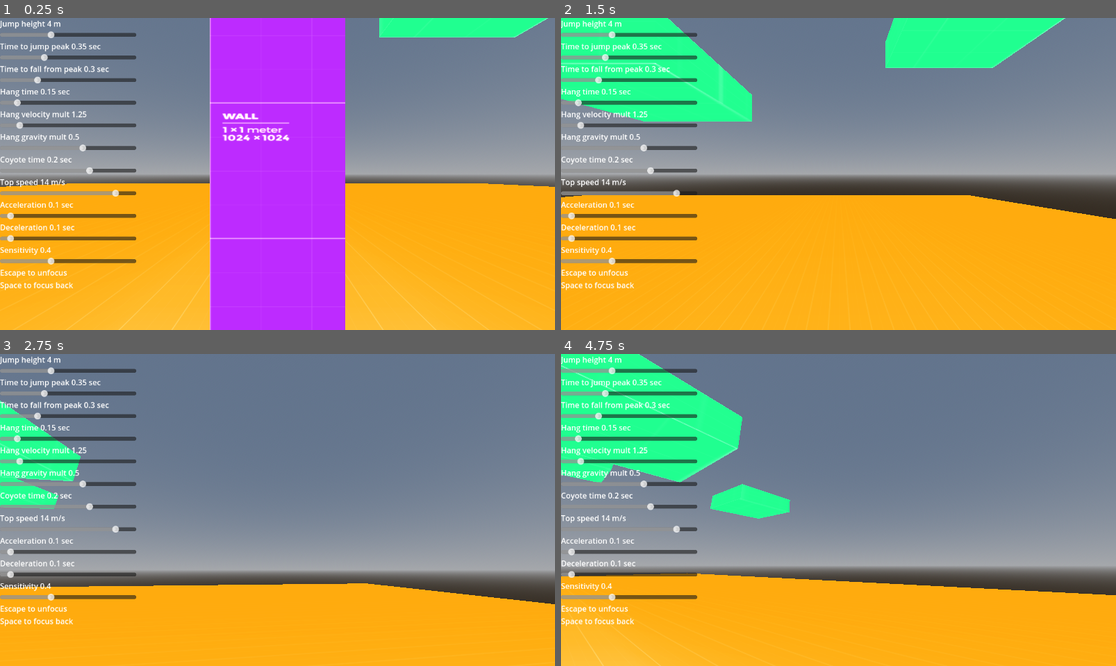
Above: before the commit, frames 1-4 (two rows, left to right).
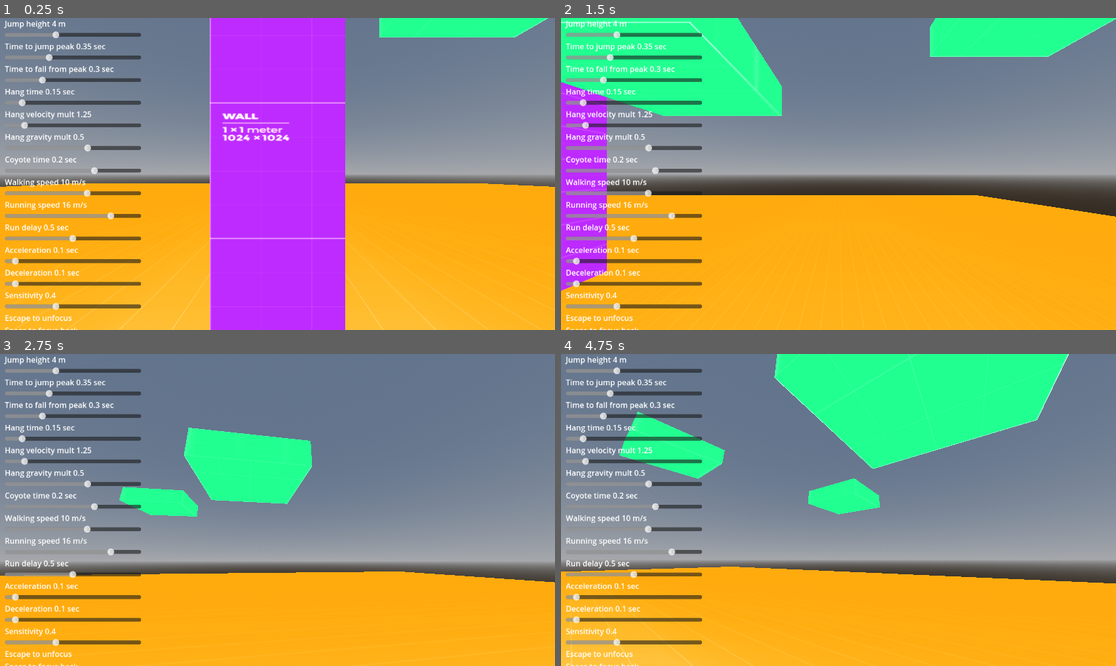
Above: after the commit, the same moments.

Repository: cookie1170/3d-character-controller
Game: Godot game, scene res://levels/level.tscn
The game is run twice, just before and just after one commit, with the same random seed, the same clock (stepped at 60 frames per second) and the same inputs.
Inputs (mouse positions are in pixels of both pictures, inside the frame that each line leads up to):
- Up to frame 1 (0.25 s): no input
- Up to frame 2 (1.5 s): tap Enter at 0.5 s; move the mouse to (960, 158) at 0.52 s; hold D (right) 0.53-1.28 s; tap W (forw) at 0.6 s; move the mouse to (727, 189) at 1.27 s; hold S (back) from 1.28 s (still down); tap Space (focus_click) at 1.35 s
- Up to frame 3 (2.75 s): tap W (forw) at 1.55, 2.1 s; move the mouse to (288, 503) at 2.02 s; release S (back) at 2.03 s; hold D (right) from 2.03 s (still down)
- Up to frame 4 (4.75 s): move the mouse to (832, 516) at 2.77 s; tap W (forw) at 2.85, 3.8, 4.35 s; move the mouse to (877, 513) at 3.52 s; release D (right) at 3.53 s; hold Space (focus_click) 3.53-4.28 s; hold A (left) from 3.53 s (still down); move the mouse to (794, 506) at 4.27 s

The runs differ from the first frame. In frame 1, 4.1% of the frame differs, in the area x 0-26%, y 0-100%; in frame 2, 15%; in frame 3, 20%; in frame 4, 33%, in the area x 0-100%, y 0-100%.

Commit message:
u can run now pog

Diff:
--- a/common/stat_changer.tscn
+++ b/common/stat_changer.tscn
@@ -6,8 +6,9 @@
 [node name="StatChanger" type="CanvasLayer"]
 
 [node name="VBoxContainer" type="VBoxContainer" parent="."]
-offset_right = 283.0
-offset_bottom = 404.0
+offset_left = 10.0
+offset_right = 293.0
+offset_bottom = 660.0
 
 [node name="VBoxContainer" type="VBoxContainer" parent="VBoxContainer"]
 layout_mode = 2
@@ -147,9 +148,9 @@
 
 [node name="Label" type="Label" parent="VBoxContainer/VBoxContainer6" node_paths=PackedStringArray("h_slider")]
 layout_mode = 2
-text = "Top speed"
-script = ExtResource("1_76ncq")
-text1 = "Top speed %s m/s"
+text = "Walking speed"
+script = ExtResource("1_76ncq")
+text1 = "Walking speed %s m/s"
 h_slider = NodePath("../HSlider")
 
 [node name="HSlider" type="HSlider" parent="VBoxContainer/VBoxContainer6"]
@@ -161,6 +162,42 @@
 script = ExtResource("2_nqfxv")
 player_var_name = "move_speed"
 
+[node name="VBoxContainer12" type="VBoxContainer" parent="VBoxContainer"]
+layout_mode = 2
+
+[node name="Label" type="Label" parent="VBoxContainer/VBoxContainer12" node_paths=PackedStringArray("h_slider")]
+layout_mode = 2
+text = "Running speed"
+script = ExtResource("1_76ncq")
+text1 = "Running speed %s m/s"
+h_slider = NodePath("../HSlider")
+
+[node name="HSlider" type="HSlider" parent="VBoxContainer/VBoxContainer12"]
+layout_mode = 2
+min_value = 0.5
+max_value = 20.0
+step = 0.5
+value = 0.5
+script = ExtResource("2_nqfxv")
+player_var_name = "running_speed"
+
+[node name="VBoxContainer13" type="VBoxContainer" parent="VBoxContainer"]
+layout_mode = 2
+
+[node name="Label" type="Label" parent="VBoxContainer/VBoxContainer13" node_paths=PackedStringArray("h_slider")]
+layout_mode = 2
+text = "Run delay"
+script = ExtResource("1_76ncq")
+text1 = "Run delay %s sec"
+h_slider = NodePath("../HSlider")
+
+[node name="HSlider" type="HSlider" parent="VBoxContainer/VBoxContainer13"]
+layout_mode = 2
+max_value = 1.0
+step = 0.05
+script = ExtResource("2_nqfxv")
+player_var_name = "run_delay"
+
 [node name="VBoxContainer7" type="VBoxContainer" parent="VBoxContainer"]
 layout_mode = 2
 
--- a/levels/level.tscn
+++ b/levels/level.tscn
@@ -36,10 +36,10 @@
 uv1_scale = Vector3(1, 10, 1)
 
 [sub_resource type="BoxMesh" id="BoxMesh_leal2"]
-size = Vector3(1, 10, 1)
+size = Vector3(5, 10, 1)
 
-[sub_resource type="ConcavePolygonShape3D" id="ConcavePolygonShape3D_0mvea"]
-data = PackedVector3Array(-0.5, 5, 0.5, 0.5, 5, 0.5, -0.5, -5, 0.5, 0.5, 5, 0.5, 0.5, -5, 0.5, -0.5, -5, 0.5, 0.5, 5, -0.5, -0.5, 5, -0.5, 0.5, -5, -0.5, -0.5, 5, -0.5, -0.5, -5, -0.5, 0.5, -5, -0.5, 0.5, 5, 0.5, 0.5, 5, -0.5, 0.5, -5, 0.5, 0.5, 5, -0.5, 0.5, -5, -0.5, 0.5, -5, 0.5, -0.5, 5, -0.5, -0.5, 5, 0.5, -0.5, -5, -0.5, -0.5, 5, 0.5, -0.5, -5, 0.5, -0.5, -5, -0.5, 0.5, 5, 0.5, -0.5, 5, 0.5, 0.5, 5, -0.5, -0.5, 5, 0.5, -0.5, 5, -0.5, 0.5, 5, -0.5, -0.5, -5, 0.5, 0.5, -5, 0.5, -0.5, -5, -0.5, 0.5, -5, 0.5, 0.5, -5, -0.5, -0.5, -5, -0.5)
+[sub_resource type="ConcavePolygonShape3D" id="ConcavePolygonShape3D_d60uo"]
+data = PackedVector3Array(-2.5, 5, 0.5, 2.5, 5, 0.5, -2.5, -5, 0.5, 2.5, 5, 0.5, 2.5, -5, 0.5, -2.5, -5, 0.5, 2.5, 5, -0.5, -2.5, 5, -0.5, 2.5, -5, -0.5, -2.5, 5, -0.5, -2.5, -5, -0.5, 2.5, -5, -0.5, 2.5, 5, 0.5, 2.5, 5, -0.5, 2.5, -5, 0.5, 2.5, 5, -0.5, 2.5, -5, -0.5, 2.5, -5, 0.5, -2.5, 5, -0.5, -2.5, 5, 0.5, -2.5, -5, -0.5, -2.5, 5, 0.5, -2.5, -5, 0.5, -2.5, -5, -0.5, 2.5, 5, 0.5, -2.5, 5, 0.5, 2.5, 5, -0.5, -2.5, 5, 0.5, -2.5, 5, -0.5, 2.5, 5, -0.5, -2.5, -5, 0.5, 2.5, -5, 0.5, -2.5, -5, -0.5, 2.5, -5, 0.5, 2.5, -5, -0.5, -2.5, -5, -0.5)
 
 [sub_resource type="StandardMaterial3D" id="StandardMaterial3D_katl2"]
 albedo_texture = ExtResource("6_wppc4")
@@ -89,14 +89,14 @@
 environment = SubResource("Environment_7ua0a")
 
 [node name="HeightRuler" type="MeshInstance3D" parent="."]
-transform = Transform3D(-4.37114e-08, 0, 1, 0, 1, 0, -1, 0, -4.37114e-08, 0, 5, -2)
+transform = Transform3D(-4.37114e-08, 0, 1, 0, 1, 0, -1, 0, -4.37114e-08, 0, 5, -4)
 material_override = SubResource("StandardMaterial3D_t1gbn")
 mesh = SubResource("BoxMesh_leal2")
 
 [node name="StaticBody3D" type="StaticBody3D" parent="HeightRuler"]
 
 [node name="CollisionShape3D" type="CollisionShape3D" parent="HeightRuler/StaticBody3D"]
-shape = SubResource("ConcavePolygonShape3D_0mvea")
+shape = SubResource("ConcavePolygonShape3D_d60uo")
 
 [node name="MeshInstance3D" type="MeshInstance3D" parent="."]
 transform = Transform3D(1, 0, 0, 0, 1, 0, 0, 0, 1, -2, 2, 11)
--- a/player/player.tscn
+++ b/player/player.tscn
@@ -22,7 +22,9 @@
 hang_grav_mult = 0.5
 coyote_time = 0.2
 terminal_velocity = 16.0
-move_speed = 14.0
+move_speed = 10.0
+running_speed = 16.0
+run_delay = 0.5
 accel_time_sec = 0.1
 decel_time_sec = 0.1
 
@@ -45,7 +47,17 @@
 
 [node name="HangTimer" type="Timer" parent="."]
 unique_name_in_owner = true
-wait_time = 0.1
+wait_time = 0.15
+one_shot = true
+
+[node name="RunTimer" type="Timer" parent="."]
+unique_name_in_owner = true
+wait_time = 0.5
+one_shot = true
+
+[node name="StopRunTimer" type="Timer" parent="."]
+unique_name_in_owner = true
+wait_time = 0.2
 one_shot = true
 
 [node name="StateMachine" type="Node" parent="." node_paths=PackedStringArray("default_state")]
@@ -67,6 +79,8 @@
 jumping_state = NodePath("../Jumping")
 grounded_state = NodePath("../Grounded")
 
+[connection signal="timeout" from="RunTimer" to="." method="_on_run_timer_timeout"]
+[connection signal="timeout" from="StopRunTimer" to="." method="_on_stop_run_timer_timeout"]
 [connection signal="state_changed" from="StateMachine/Grounded" to="StateMachine" method="_change_state"]
 [connection signal="jump_cut" from="StateMachine/Jumping" to="StateMachine/Falling" method="_on_jump_cut"]
 [connection signal="state_changed" from="StateMachine/Jumping" to="StateMachine" method="_change_state"]
--- a/player/player_common.gd
+++ b/player/player_common.gd
@@ -13,6 +13,8 @@
 @export var coyote_time : float
 @export var terminal_velocity : float
 @export var move_speed : float
+@export var running_speed : float
+@export var run_delay : float
 @export var accel_time_sec : float
 @export var decel_time_sec : float
 
@@ -22,12 +24,12 @@
 
 ## nodes
 @onready var camera: Camera3D = %Camera
+@onready var run_timer: Timer = %RunTimer
+@onready var stop_run_timer: Timer = %StopRunTimer
 
 var camera_input_dir := Vector2.ZERO
 var jump_buffered : bool
-
-func _ready() -> void:
-	%HangTimer.wait_time = hang_time
+var running : bool = false
 
 func _input(event: InputEvent) -> void:
 	## lets you focus in and out of the window
@@ -56,13 +58,29 @@
 	camera_input_dir = Vector2.ZERO
 
 	var move_dir = _get_move_dir()
+
 	## accelerates the velocity towards the move direction
 	if move_dir:
-		velocity.x = move_toward(velocity.x, move_dir.x * move_speed, accel * delta)
-		velocity.z = move_toward(velocity.z, move_dir.y * move_speed, accel * delta)
+		velocity.x = move_toward(
+				velocity.x, move_dir.x * _get_final_speed(), accel * delta
+			)
+		velocity.z = move_toward(
+				velocity.z, move_dir.y * _get_final_speed(), accel * delta
+			)
+		if run_timer.is_stopped() and not running and not _is_slowed_down():
+			run_timer.start()
+		if stop_run_timer.is_stopped() and _is_slowed_down():
+			stop_run_timer.start()
+		if not _is_slowed_down():
+			stop_run_timer.stop()
+
 	else:
 		velocity.x = move_toward(velocity.x, 0, decel * delta)
 		velocity.z = move_toward(velocity.z, 0, decel * delta)
+		if stop_run_timer.is_stopped():
+			stop_run_timer.start()
+
+	get_tree().create_tween().tween_property(camera, "fov", 90.0 if running else 75.0, 0.25)
 
 	move_and_slide()
 
@@ -81,6 +99,14 @@
 	return Vector2(move_dir.x, move_dir.z)
 
 
+func _get_final_speed() -> float:
+	return (running_speed if running else move_speed)\
+	 * (0.5 if Input.get_axis("back", "forw") < 0 else 1.0)
+
+func _is_slowed_down() -> bool:
+	return Input.get_axis("back", "forw") <= 0
+
+
 func recalculate_movement() -> void:
 	accel = move_speed / accel_time_sec
 	decel = move_speed / decel_time_sec
@@ -88,3 +114,12 @@
 	$StateMachine/Falling.recalculate_movement()
 	%HangTimer.wait_time = hang_time
 	%CoyoteTimer.wait_time = coyote_time
+	%RunTimer.wait_time = run_delay
+
+
+func _on_run_timer_timeout() -> void:
+	running = true
+
+
+func _on_stop_run_timer_timeout() -> void:
+	running = false
--- a/player/state_machine/falling_state.gd
+++ b/player/state_machine/falling_state.gd
@@ -16,23 +16,32 @@
 	if previous_state == jumping_state and not jump_cut:
 		hang_timer.start()
 		var tween = get_tree().create_tween()
-		tween.tween_property(owner, "velocity:x", owner.velocity.x * owner.hang_vel_mult, owner.hang_time / 1.5)
-		tween.tween_property(owner, "velocity:z", owner.velocity.z * owner.hang_vel_mult, owner.hang_time / 1.5)
+		tween.tween_property(owner, "velocity:x",\
+		 owner.velocity.x * owner.hang_vel_mult, owner.hang_time / 1.5)
+		tween.tween_property(owner, "velocity:z",\
+		 owner.velocity.z * owner.hang_vel_mult, owner.hang_time / 1.5)
 	jump_cut = false
 
 func _physics_process(delta: float) -> void:
-	owner.velocity.y += grav * delta * (owner.hang_grav_mult if not hang_timer.is_stopped() else 1.0)
+	owner.velocity.y += grav * delta * _get_grav_mult()
+
 	if Input.is_action_just_pressed("jump"):
 		if not coyote_timer.is_stopped():
 			emit_signal("state_changed", jumping_state)
 		else:
 			owner.jump_buffered = true
+
+	if Input.is_action_just_released("jump"):
+		owner.jump_buffered = false
+
 	if owner.is_on_floor():
 		emit_signal("state_changed", grounded_state)
 
 func recalculate_movement() -> void:
 	grav = (-2.0 * owner.jump_height) / (owner.fall_time_sec ** 2)
 
+func _get_grav_mult() -> float:
+	return (owner.hang_grav_mult if not hang_timer.is_stopped() else 1.0)
 
 func _on_jump_cut() -> void:
 	jump_cut = true
Not shown, added: export_presets.cfg
Not shown: 1 places in levels/level.tscn that only renumber resources
